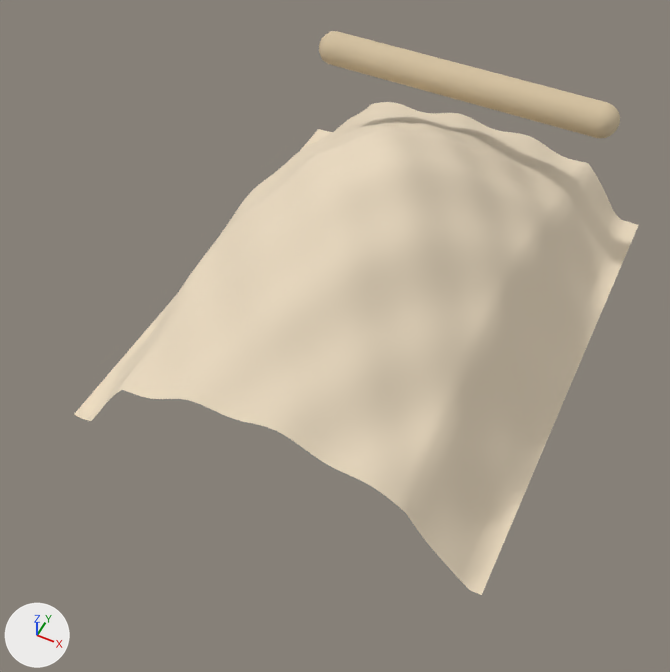
One commit to the glTF model engine/assets/models/everyday/blanket.glb: the scene before it, then after it.
Both versions are drawn from a camera (50 mm lens) standing at (0.21, -0.512, 0.565) and looking at (-0.005, -0.081, 0.026). Lighting does not change. The marker at lower left points along +X, +Y and +Z. The older version comes first. Where no turn or scale is listed for an object, it has been applied to the vertices.

Names of what the first picture shows: 'blanket.001', 'blanketEdge'.
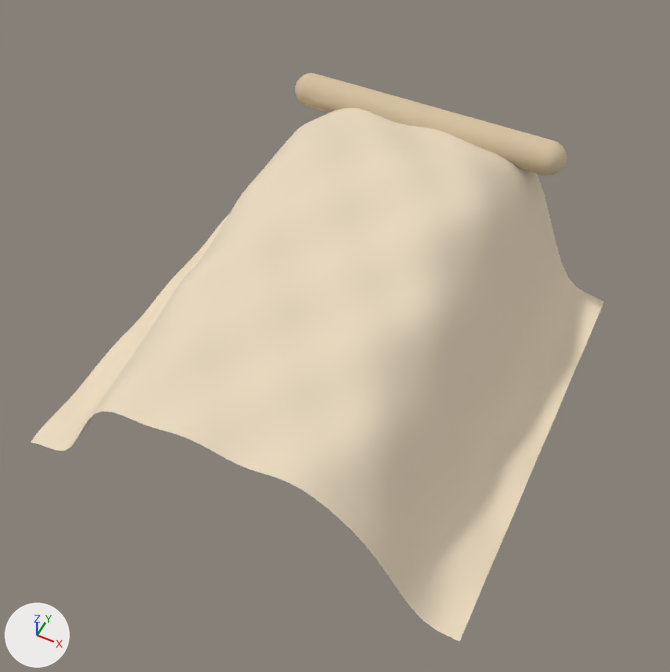
Pixel boxes (x1, y1, x2, y2) of what changed, in the pictures (670 x 672 px):
```json
{"object": "blanket.001", "change": "reshaped", "before": [74, 102, 638, 595], "after": [31, 108, 604, 642], "on screen": "8% taller"}
{"object": "blanketEdge", "change": "moved, rescaled", "before": [319, 31, 620, 138], "after": [295, 73, 567, 176], "on screen": "10% narrower"}
```

The change, as JSON lines over the scene's bpy script:
```json
{"block": "me_mesh_0", "where": "# used by ob_blanket_001; location = (0.0, 0.0, 0.0)"}
{"op": "remove", "block": "me_mesh_0", "code": "me_mesh_0.from_pydata(...)  # 1681 vertices, 3200 faces; spans x -0.17..0.17, y -0.21..0.21, z -0.02..0.162"}
{"op": "add", "block": "me_mesh_0", "code": "me_mesh_0.from_pydata(...)  # 1681 vertices, 3200 faces; spans x -0.17..0.17, y -0.255..0.075, z -0.003..0.156"}
{"block": "me_mesh_0", "change": "me_mesh_0 part 1: 1681 of 1681 vertices moved; they spanned x -0.17..0.17, y -0.21..0.21, z -0.02..0.162 and now span x -0.17..0.17, y -0.255..0.075, z -0.003..0.156; mean shift (0.0, -0.09, 0.019)"}
{"block": "me_mesh_1", "where": "# used by ob_blanketedge; location = (0.0, 0.15, 0.12)"}
{"op": "remove", "block": "me_mesh_1", "code": "me_mesh_1.from_pydata(...)  # 198 vertices, 340 faces; spans x -0.135..0.135, y -0.015..0.015, z -0.014..0.014"}
{"op": "add", "block": "me_mesh_1", "code": "me_mesh_1.from_pydata(...)  # 198 vertices, 340 faces; spans x -0.114..0.114, y -0.014..0.014, z -0.013..0.013"}
{"block": "me_mesh_1", "change": "me_mesh_1 part 2: the whole mesh is scaled about its middle by (0.841, 0.933, 0.933)"}
{"op": "set", "path": "ob_blanketedge.location", "old": "(0.0, 0.15, 0.12)", "new": "(0.0, 0.067, 0.132)"}
```
